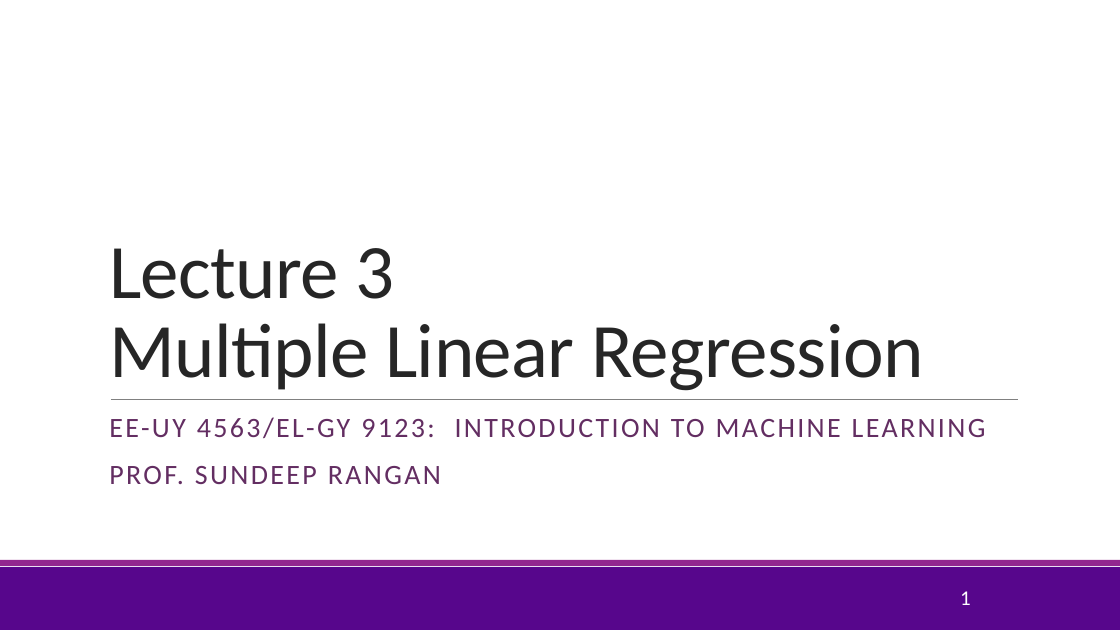
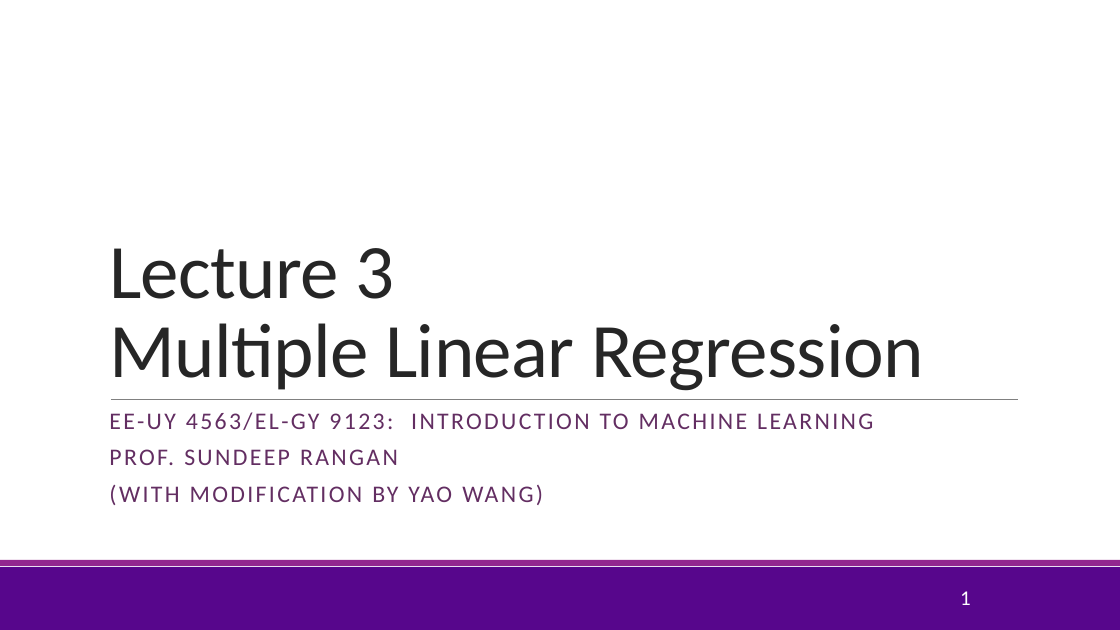
Before and after one commit to joshzzl/introml, a slide deck: slide 1 of lectures/Lect03_MultLinRegression.pptx. Drawn at 1120x630 pixels with LibreOffice and Linux fonts; fonts in the diff are those of the drawing; background and template pictures are left out. Boxes give left, top, right and bottom in pixels: in the first picture for what was removed or moved away, otherwise in the second. Text is boxed around its words. In the diff, an @@ line names an element or a change of style, - is before the commit and + after.

Commit message:
Changed the way the solution using covariance matrices is presented. Introduced the mean removal approach. Modified the slides on extension of linear regression slightly. Fixed some notations and typos.

```diff
--- a/lectures/Lect03_MultLinRegression.pptx
+++ b/lectures/Lect03_MultLinRegression.pptx
@@ subtitle at (109, 412, 873, 465): size 24 to 20.4 pt in "EE-UY 4563/EL-GY 9123: INTRODUCTION TO MACHINE LEARNING", "PROF. SUNDEEP RANGAN"; line spacing 0.9 to 0.7 @@
@@ subtitle at (109, 485, 543, 505): paragraph added @@
+(WITH MODIFICATION BY YAO WANG)
```
Also in this commit, not shown: 7 other slides changed, 3 slides added.
